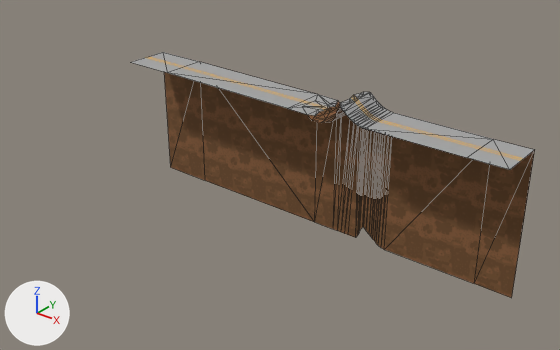
The FBX model Game/Assets/MainGame/Level/Segments/Models/Terrain_08_jump_point_2.FBX, before and after one commit.
Before and after are seen from a 50 mm camera at (165.0, -461.0, 213.0) aimed at (-170.0, -43.0, -46.0). Every picture has the same lights, and +X, +Y and +Z are marked at lower left. Mesh edges are drawn as thin lines. Where no turn or scale is listed for an object, it has been applied to the vertices. Vertices at the same position are counted once.

Script lines for the objects in view, before the commit:
```python
me_mesh = bpy.data.meshes.new('Mesh')
me_mesh.from_pydata(...)  # 88 vertices, 124 faces; spans x -360.0..0.0, y -20.0..20.0, z -5.0..13.0
# faces by material slot: [63, 61]
me_mesh.materials.append(mat_01___default)  # picture img_asphalt_diff_png
me_mesh.materials.append(mat_02___default)  # picture img_dirt_diff_png
me_mesh_001 = bpy.data.meshes.new('Mesh.001')
me_mesh_001.from_pydata(...)  # 50 vertices, 48 faces; spans x -360.0..0.0, y 20.0, z -120.0..12.0
me_mesh_001.materials.append(mat_02___default)  # picture img_dirt_diff_png
ob_terrain_01 = bpy.data.objects.new('Terrain_01', me_mesh)
ob_terrain_01.location = (0.0, 0.0, 0.0)
ob_terrain_01_ground = bpy.data.objects.new('Terrain_01_ground', me_mesh_001)
ob_terrain_01_ground.location = (0.0, 0.0, 0.0)
```
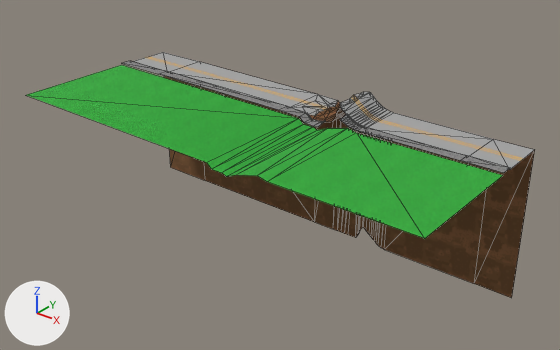
Boxes (x1, y1, x2, y2) around the edits, measured in the pictures (560 x 350 px):
'Terrain_08_grass', added (green)
    after: (27, 65, 503, 238)
'Terrain_01', reshaped
    before: (131, 52, 534, 170)
    after: (122, 52, 534, 173)
part 1 of me_mesh, added
    after: (122, 61, 510, 173)
part 2 of me_mesh, surface changed
    both: (133, 59, 514, 169)
'Terrain_01_ground', unchanged, covered by the edit
    before: (164, 72, 535, 298)
    after: (164, 76, 535, 298)

Patch to the scene script:
```diff
--- a/Game/Assets/MainGame/Level/Segments/Models/Terrain_08_jump_point_2.FBX.py
+++ b/Game/Assets/MainGame/Level/Segments/Models/Terrain_08_jump_point_2.FBX.py
@@ img_sidewalk_png @@
+img_sidewalk_png = load_image('Sidewalk.png', '../Textures/Sidewalk.png', 256, 256, 'sRGB')
@@ img_grass_png @@
+img_grass_png = load_image('Grass.png', '../Textures/Grass.png', 256, 256, 'sRGB')
@@ mat_03___default @@
+mat_03___default = principled_material('03 - Default')
+mat_03___default.texture = img_sidewalk_png
+mat_03___default.roughness = 0.859
@@ mat_04___default @@
+mat_04___default = principled_material('04 - Default')
+mat_04___default.texture = img_grass_png
+mat_04___default.roughness = 0.859
@@ me_mesh @@
 # used by ob_terrain_01; location = (0.0, 0.0, 0.0)
-me_mesh.from_pydata(...)  # 88 vertices, 124 faces; spans x -360.0..0.0, y -20.0..20.0, z -5.0..13.0
+me_mesh.from_pydata(...)  # 122 vertices, 184 faces; spans x -360.0..0.0, y -30.0..20.0, z -5.0..13.0
+# me_mesh part 1
+# 20 vertices are added at x -360.0..0.0, y -30.0..-20.0, z -5.0..8.0
+# 8 new vertices lie (0.0, -10.0, 0.0) away from vertices in x -312.0..-30.0, y -20.0, z -4.0..6.0
+# 6 new vertices lie (0.0, -10.0, 0.0) away from vertices in x -360.0..0.0, y -20.0, z 0.0..5.0
+# 60 new faces join them, mat_03___default (picture img_sidewalk_png)
+# me_mesh part 2: 124 kept faces spanning x -360.0..0.0, y -20.0..20.0, z -5.0..13.0 get new texture (UV) coordinates
 me_mesh.materials.append(mat_01___default)
 me_mesh.materials.append(mat_02___default)
+me_mesh.materials.append(mat_03___default)  # picture img_sidewalk_png
@@ me_mesh_002 @@
+me_mesh_002.from_pydata(...)  # 18 vertices, 16 faces; spans x -360.0..0.0, y -130.0..-30.0, z -7.0..2.0
+me_mesh_002.materials.append(mat_04___default)  # picture img_grass_png
@@ ob_terrain_08_grass @@
+ob_terrain_08_grass = bpy.data.objects.new('Terrain_08_grass', me_mesh_002)
+ob_terrain_08_grass.location = (0.0, 0.0, 0.0)
```
